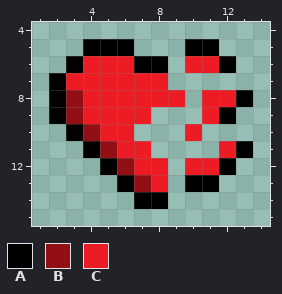
Two states of a pixel-art sprite, Platformer 2/Assets/Sprites/empty heart.png. Above: the version before the commit.
The file is 16x16 pixels. Shown: x 1..14, y 4..15.
Palette (. is transparent): A #000000  B #910f15  C #ed1c24
And afterwards:
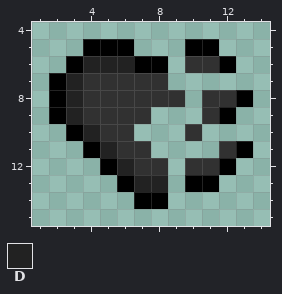
Colours new in this view: D #222222
From old to new:
{"colour":"C","old":"#ed1c24","new":"#313131"}
{"y":6,"x":4,"old":"CCC","new":"DDD"}
{"y":7,"x":3,"old":"C","new":"D"}
{"y":8,"x":3,"old":"B","new":"D"}
{"y":9,"x":3,"old":"B","new":"D"}
{"y":10,"x":4,"old":"B","new":"D"}
{"y":11,"x":5,"old":"B","new":"D"}
{"y":12,"x":6,"old":"B","new":"D"}
{"y":13,"x":7,"old":"BC","new":"DD"}
